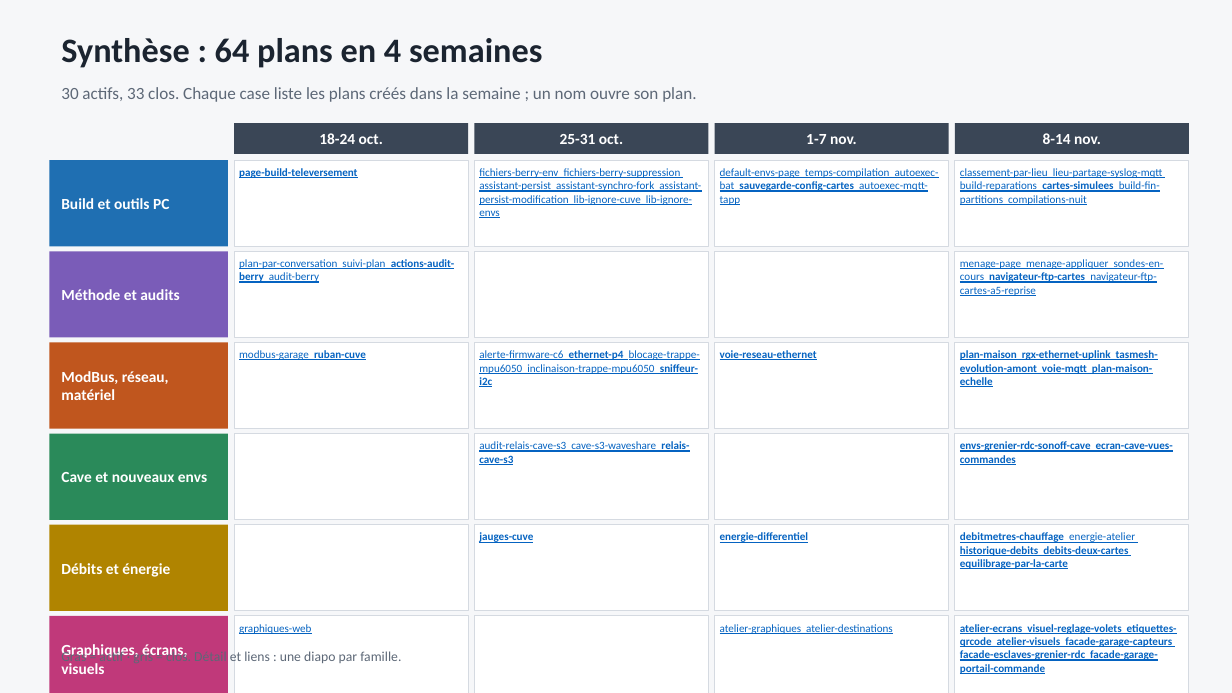
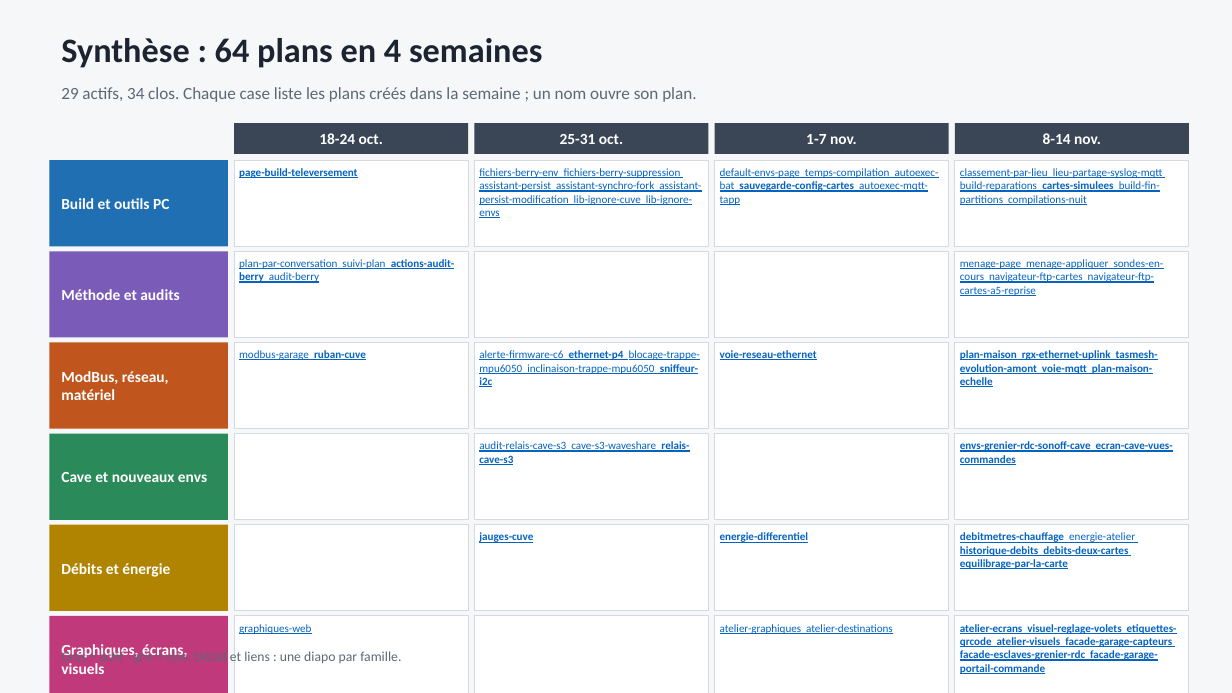
Before and after one commit to fdaubercy/Tasmota, a slide deck: slide 1 of outils_docs/organigramme_plans/organigramme-plans.pptx. Drawn at 1232x693 pixels with LibreOffice and Linux fonts; fonts in the diff are those of the drawing. Boxes give left, top, right and bottom in pixels: in the first picture for what was removed or moved away, otherwise in the second. Text is boxed around its words. In the diff, an @@ line names an element or a change of style, - is before the commit and + after.

Commit message:
docs: lecons du 2026-11-22, index des plans et organigramme regeneres
- lecons : persist d'une carte, LED du jardin, calibrage BL0942, affichage d'un mot de passe, classement des conversations
- plan navigateur FTP des cartes mis a jour, index tasks/README.md et organigramme des plans regeneres par leurs hooks

```diff
--- a/outils_docs/organigramme_plans/organigramme-plans.pptx
+++ b/outils_docs/organigramme_plans/organigramme-plans.pptx
@@ text at [61,87,696,102]: text changed @@
-30 actifs, 33 clos. Chaque case liste les plans créés dans la semaine ; un nom ouvre son plan.
+29 actifs, 34 clos. Chaque case liste les plans créés dans la semaine ; un nom ouvre son plan.
@@ rectangle "menage-page menage-appliquer sondes-en-cours navigateur-ftp- ..." at [955,251,1189,338]: bold off in "navigateur-ftp-cartes" @@
```
Also in this commit, not shown: 2 other slides changed, 5 other files.
